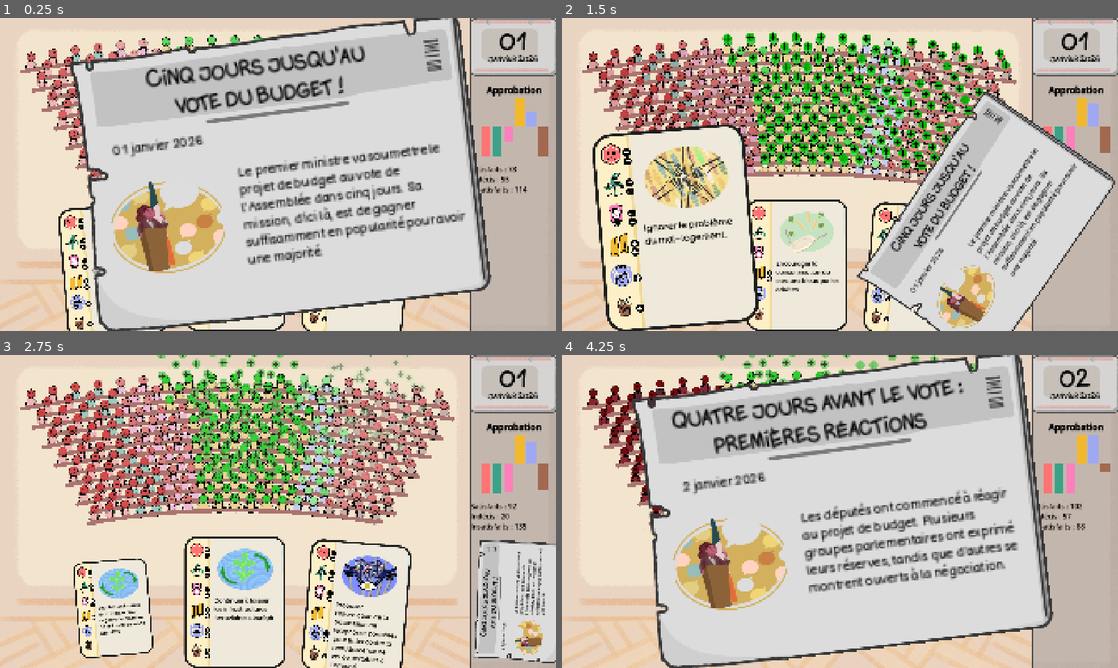
Above: before the commit, frames 1-4 (two rows, left to right).
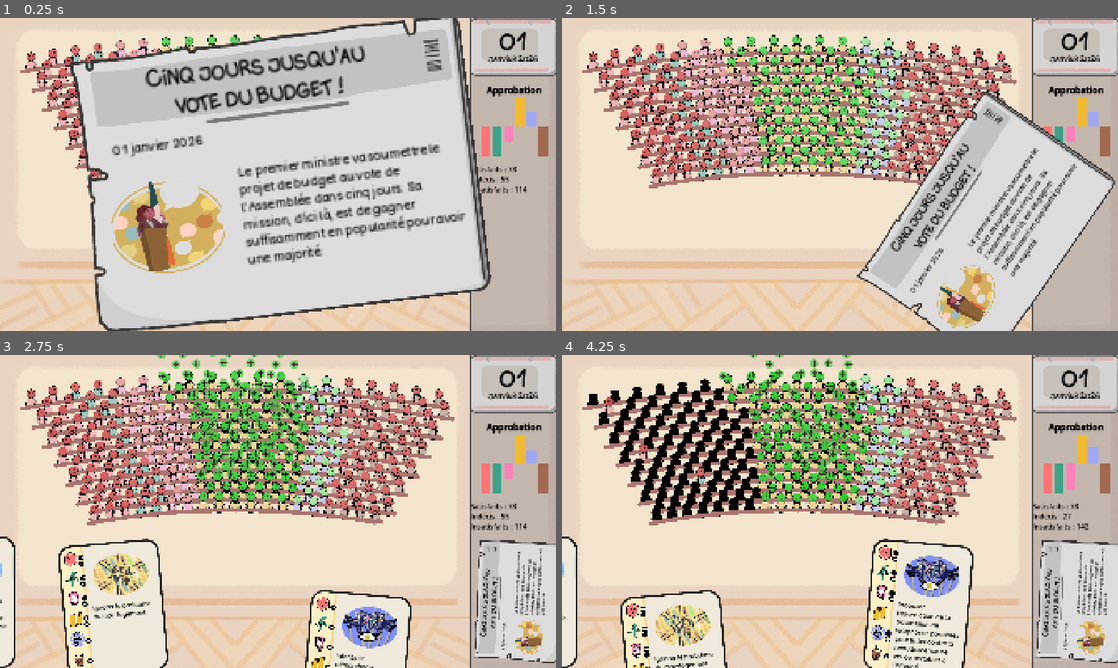
Above: after the commit, the same moments.

Repository: remimorvan/assemblee-nationale-simulator
Game: Godot game, scene res://scenes/game.tscn
Same seed, same stepped clock (60 frames per second), same inputs: the game is played once before the commit and once after it.
Inputs (mouse positions are in pixels of both pictures, inside the frame that each line leads up to):
- Up to frame 1 (0.25 s): no input
- Up to frame 2 (1.5 s): tap Enter at 0.5 s; move the mouse to (1073, 127) at 0.52 s; click (1073, 127) at 0.67 s; tap Space at 1.25 s; move the mouse to (673, 271) at 1.27 s; click (673, 271) at 1.42 s
- Up to frame 3 (2.75 s): move the mouse to (233, 602) at 2.02 s; click (233, 602) at 2.17 s
- Up to frame 4 (4.25 s): move the mouse to (917, 608) at 2.77 s; click (917, 608) at 2.92 s; move the mouse to (795, 642) at 3.52 s; click (795, 642) at 3.67 s

The runs differ from the first frame. In frame 1, 3.7% of the frame differs, in the area x 10-73%, y 60-100%; in frame 2, 29%; in frame 3, 23%; in frame 4, 58%, in the area x 0-100%, y 0-100%.

Commit message:
+ Fix cartes jouables derrière le 1er journal + Cartes piochées appraissent de la gauche de l'écran + Fix le journal qui apparais avant la fin des animations

Diff:
--- a/scripts/card.gd
+++ b/scripts/card.gd
@@ -105,28 +105,28 @@
 
 
 func _on_input_event(viewport: Node, event: InputEvent, shape_idx: int) -> void:
-	if not Player.is_journal_showed or true:
-		if event is InputEventMouseButton and event.is_pressed() and event.button_index == MOUSE_BUTTON_LEFT:
-			for mp in get_tree().get_nodes_in_group("MP"):
-				if mp.present:
-					mp.change_approval(get_approval_change(PoliticalGroup[mp.group_id]))
-			if special_event:
-				Player.declare_special_event(special_event, special_event_description, special_event_title, image_path)
-			Player.incr_nb_card_played()
+	if event is InputEventMouseButton and event.is_pressed() and event.button_index == MOUSE_BUTTON_LEFT:
 
-			Hemicycle.update_plot()
-			if old_position_y == null:
-				old_position_y = self.position.y
-			if tween:
-				tween.kill()
-			tween = create_tween()
-			tween.set_trans(Tween.TRANS_CUBIC)
-			tween.set_ease(Tween.EASE_OUT)
-			tween.parallel().tween_property(self, "position:y", old_position_y-250, .5)
-			tween.parallel().tween_property(self, "scale", Vector2(1.2, 1.2), .5)
-			await tween.finished
+		for mp in get_tree().get_nodes_in_group("MP"):
+			if mp.present:
+				mp.change_approval(get_approval_change(PoliticalGroup[mp.group_id]))
+		if special_event:
+			Player.declare_special_event(special_event, special_event_description, special_event_title, image_path)
+		Hemicycle.update_plot()
 
-			# Remove card from hand
-			var card_pos: int = Player.remove_card_from_hand(self)
-			Player.add_card_to_hand(card_pos)
-			await Player.change_random_card(card_pos)
+		if old_position_y == null:
+			old_position_y = self.position.y
+		if tween:
+			tween.kill()
+		tween = create_tween()
+		tween.set_trans(Tween.TRANS_CUBIC)
+		tween.set_ease(Tween.EASE_OUT)
+		tween.parallel().tween_property(self, "position:y", old_position_y-250, .5)
+		tween.parallel().tween_property(self, "scale", Vector2(1.2, 1.2), .5)
+		await tween.finished
+
+		Player.incr_nb_card_played()
+		# Remove card from hand
+		var card_pos: int = Player.remove_card_from_hand(self)
+		Player.add_card_to_hand(card_pos)
+		await Player.change_random_card(card_pos)
--- a/scripts/hemicycle.gd
+++ b/scripts/hemicycle.gd
@@ -192,5 +192,3 @@
 	mp.scale.y = 0.6
 
 	return group_id
-	# et pour suprimer :
-	#mp.queue_free()
--- a/scripts/mp.gd
+++ b/scripts/mp.gd
@@ -109,5 +109,4 @@
 
 # Called every frame. 'delta' is the elapsed time since the previous frame.
 func _process(delta: float) -> void:
-	# TODO : Update MP's head after player played a card, not at every frame !
 	pass
--- a/scripts/player.gd
+++ b/scripts/player.gd
@@ -28,6 +28,10 @@
 
 # Called when the node enters the scene tree for the first time.
 func _ready() -> void:
+	# "hide" the player below the screen until the journal is closed
+	# See _on_journal_hide() in player.gd
+	position.y = 650.
+
 	rng.randomize()
 	for i in range(3):
 		var card: Area2D = Deck.get_new_card(has_special_card_in_hand() or declared_special_event_this_turn)
@@ -72,21 +76,34 @@
 	tween = create_tween()
 	tween.set_trans(Tween.TRANS_CUBIC)
 	tween.set_ease(Tween.EASE_OUT)
-	tween.parallel().tween_property(hand[removed_card_pos], "scale", Vector2(0, 0), 0.5)
+	#tween.parallel().tween_property(hand[removed_card_pos], "scale", Vector2(0, 0), 0.5)
+	tween.parallel().tween_property(hand[removed_card_pos], "position:y",hand[removed_card_pos].position.y + 650., 0.5)
 	await tween.finished
 	remove_card_from_hand(hand[removed_card_pos])
 	add_card_to_hand(removed_card_pos)
 	last_card_changed = removed_card_pos
 
 func add_card_to_hand(card_pos: int) -> void:
-	if randf() > 0.5:
-		$Deal1.play()
-	else:
-		$Deal2.play()
+
 	var new_card: Area2D = Deck.get_new_card(has_special_card_in_hand() or declared_special_event_this_turn)
 	add_child(new_card)
 	hand.insert(card_pos, new_card)
-	print_hand()
+
+	# Hide the new card when calculating its position
+	hand[card_pos].visible = false
+	print_hand()
+	# Store its x position
+	var new_card_pos_x = hand[card_pos].position.x
+	# Make it appears from the left side of the screen
+	hand[card_pos].position.x = -310.
+	hand[card_pos].visible = true
+	if randf() > 0.5:
+		$Deal1.play()
+	else:
+		$Deal2.play()
+	var tween_card = create_tween()
+	tween_card.tween_property(hand[card_pos], "position:x", new_card_pos_x, 0.3)
+
 	last_card_changed = card_pos
 
 func put_card_back_in_hand() -> void:
Not shown: 1 places in scenes/card.tscn that only renumber resources
Not shown: 1 places in scenes/hemicycle.tscn that only renumber resources
Not shown: 1 places in scenes/journal.tscn that only renumber resources
Not shown: 1 places in scenes/mp.tscn that only renumber resources
Not shown: 1 places in scenes/player.tscn that only renumber resources
